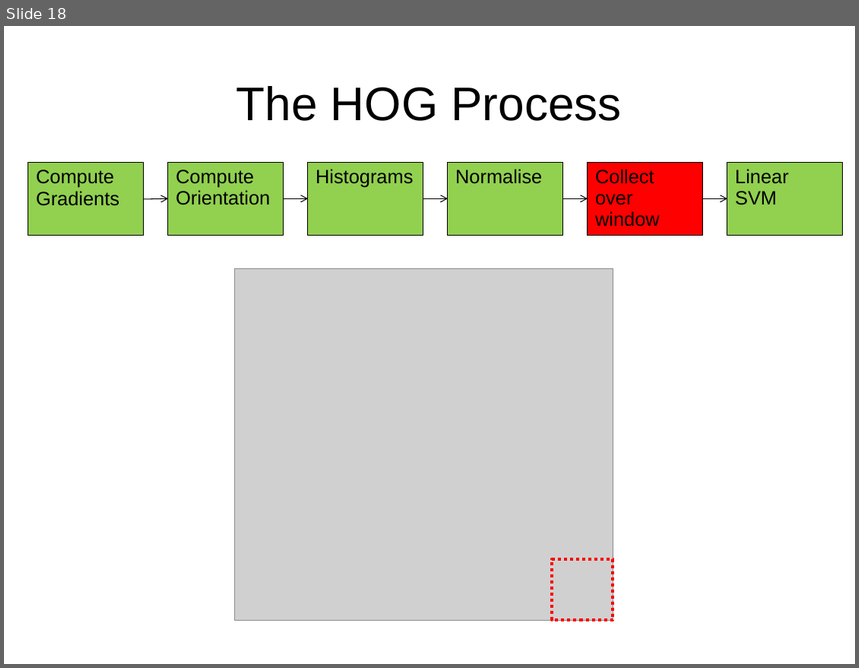
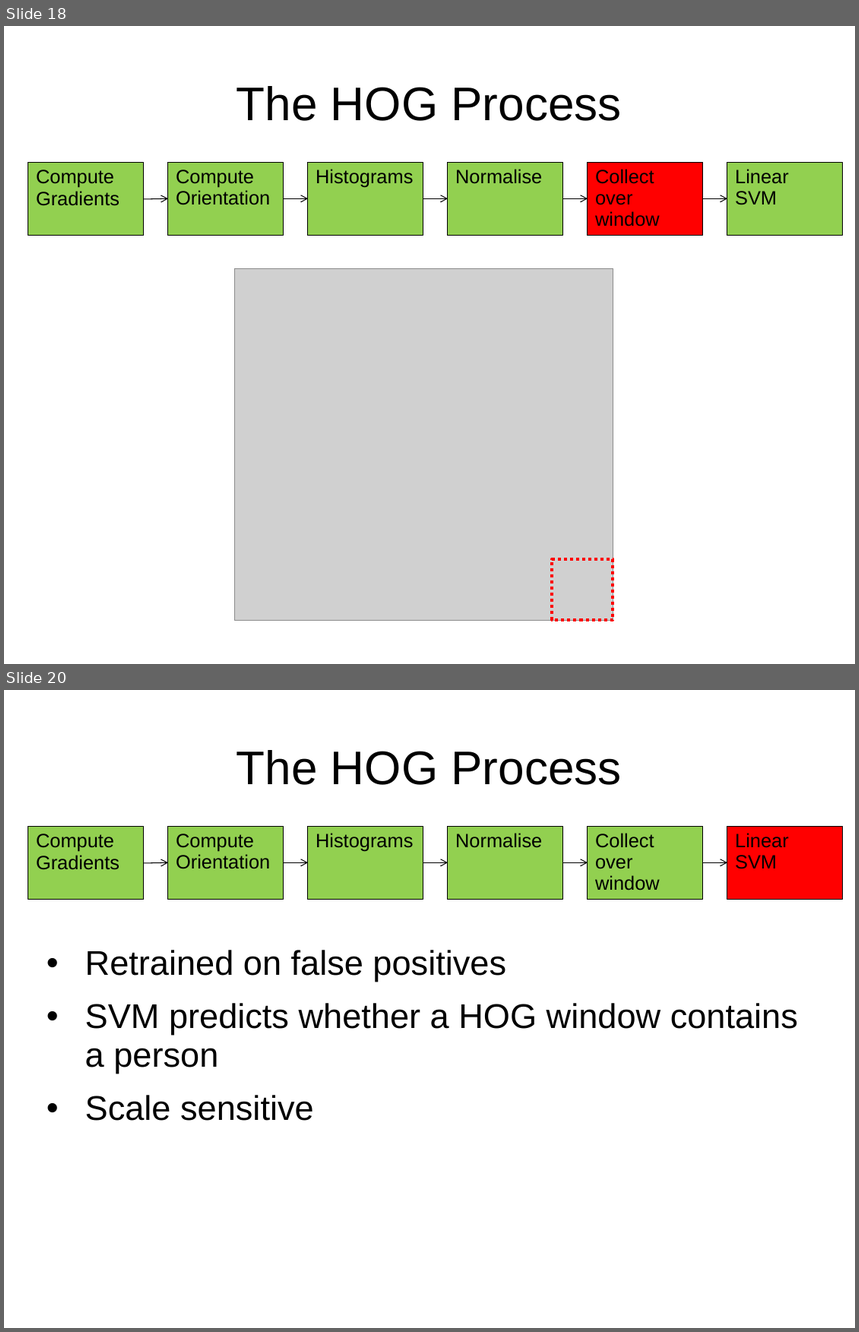
Before and after one commit to jgac1g08/OrientedGrads, a slide deck: HOGPres1.pptx. Shown one above the other, each under a label of ours: slide 18 before the commit, slides 18 and 20 after it; the slides between them are not shown. The pictures are 859x668 and 859x1332 pixels, drawn with LibreOffice and Linux fonts; fonts in the diff are those of the drawing; grey boxes stand for pictures. Boxes give left, top, right and bottom in pixels: in the first picture for what was removed or moved away, otherwise in the second. Text is boxed around its words. In the diff, an @@ line names an element or a change of style, - is before the commit and + after.

```diff
--- a/HOGPres1.pptx
+++ b/HOGPres1.pptx
@@ slide 20 added at [4,690,855,1328], background #FFFFFF @@
@@ title added at [237,750,622,785], 44 pt, text #000000 @@
+The HOG Process
@@ rectangle added at [168,826,284,898], fill #92D050, outline #000000 0.75 pt, 18 pt, text #000000 @@
+Compute Orientation
@@ rectangle added at [308,826,424,898], fill #92D050, outline #000000 0.75 pt, 18 pt, text #000000 @@
+Histograms
@@ rectangle added at [448,826,564,898], fill #92D050, outline #000000 0.75 pt, 18 pt, text #000000 @@
+Normalise
@@ rectangle added at [588,826,704,898], fill #92D050, outline #000000 0.75 pt, 18 pt, text #000000 @@
+Collect over window
@@ rectangle added at [728,826,844,898], fill #FF0000, outline #000000 0.75 pt, 18 pt, text #000000 @@
+Linear SVM
@@ rectangle added at [28,827,144,899], fill #92D050, outline #000000 0.75 pt, 18 pt, text #000000 @@
+Compute Gradients
@@ arrow added from (144, 863) to (168, 863), #000000 0.75 pt @@
@@ arrow added from (284, 863) to (308, 863), #000000 0.75 pt @@
@@ arrow added from (424, 863) to (448, 863), #000000 0.75 pt @@
@@ arrow added from (563, 863) to (588, 863), #000000 0.75 pt @@
@@ arrow added from (704, 863) to (728, 863), #000000 0.75 pt @@
@@ text added at [85,950,798,1121], 32 pt, text #000000 @@
+• Retrained on false positives
+• SVM predicts whether a HOG window contains a person
+• Scale sensitive
```
Also in this commit, not shown: 4 slides changed, 3 other slides added.
